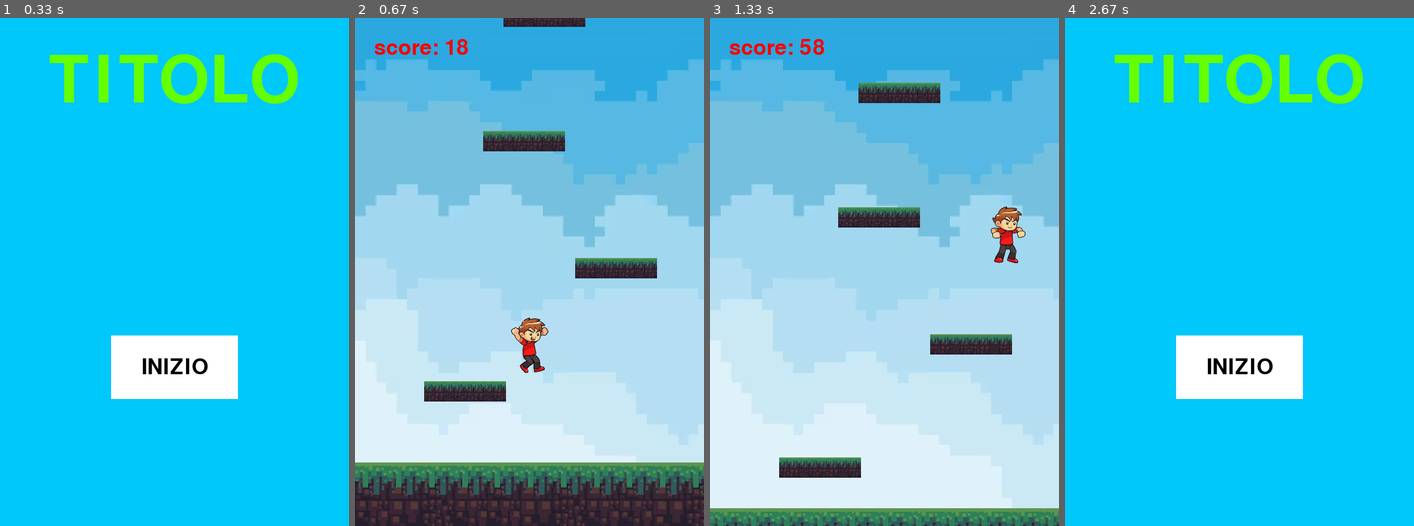
Above: before the commit, frames 1-4 (left to right).
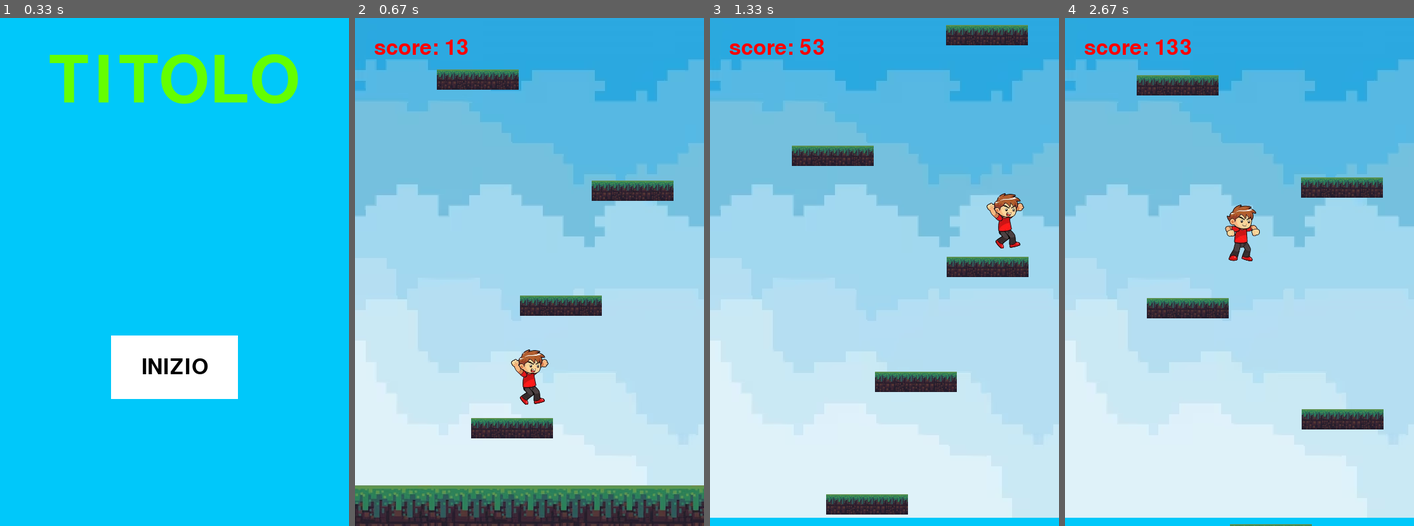
Above: after the commit, the same moments.

Repository: AleBrambilla/pygame-Brambilla-Mariani
Game: pygame game, started from main.py
Two runs of this game, one before a commit and one after it. Both use one fixed random seed, a clock stepped at 60 frames per second and the inputs below.
Inputs (mouse positions are in pixels of both pictures, inside the frame that each line leads up to):
- Up to frame 1 (0.33 s): no input
- Up to frame 2 (0.67 s): press the mouse at (529, 368) at 0.37 s; move the mouse to (567, 312) at 0.47 s; release the mouse at (609, 261) at 0.6 s
- Up to frame 3 (1.33 s): hold Right 0.67-1.13 s; hold Right from 1.17 s (still down)
- Up to frame 4 (2.67 s): release Right at 1.63 s; hold Left 1.67-2.2 s; hold Left 2.23-2.63 s

Frame 1 is identical in both runs. In frame 2, 18% of the frame differs, in the area x 0-100%, y 0-100%; in frame 3, 13%; in frame 4, 98%.

Commit message:
tentativo di debug del riavvio della partita

Diff:
--- a/main.py
+++ b/main.py
@@ -11,7 +11,7 @@
 
 def gameover():
 
-    global Game_Over, mouse, tasti_mouse
+    global Game_Over, mouse, tasti_mouse, fatto, t_schermata_finale
 
     mouse=pygame.mouse.get_pos()
     tasti_mouse=pygame.mouse.get_pressed()
@@ -39,13 +39,18 @@
         screen.blit(inizio, inizio_rect)
         screen.blit(titolo, titolo_rect)
 
-        if start_rect.collidepoint(mouse) and tasti_mouse[0]:
-            Game_Over=False
+    if start_rect.collidepoint(mouse) and tasti_mouse[0]:
+        Game_Over=False
 
-    if player.sprite.rect.y>800:
+    if player.sprite.rect.y>800 and not fatto:
         Game_Over=True
+        fatto=True
+        #t_schermata_finale=300
+        inizio=True
+        #player.sprite.rect.y=-t_schermata_finale*3+800
 
 def collisions():
+
     global inizio
 
     if pygame.sprite.spritecollide(player.sprite, piattaforme, False) or inizio:
@@ -60,6 +65,25 @@
         ground_rect.y+=3
 
     return ris
+
+def cominciare(inizio):
+
+    global ground_rect, punteggio, player, piattaforme
+    if inizio:
+        ground_rect=ground.get_rect(topleft=(0, 700))
+
+        player = pygame.sprite.GroupSingle()
+        player.add(Player())
+
+        piattaforme = pygame.sprite.Group()
+        piattaforme.add(Piattaforma(randint(500, 600)))
+
+        punteggio=Punteggio()
+
+        player.sprite.rect.bottom=700
+
+
+
 
 WINDOW_SIZE = (550, 800)
 screen = pygame.display.set_mode(WINDOW_SIZE)
@@ -85,13 +109,14 @@
 
 Game_Over=True
 inizio=True
+t_schermata_finale=0
 
 while True:
 
     mouse=pygame.mouse.get_pos()
     tasti_mouse=pygame.mouse.get_pressed()
     #print(mouse, tasti_mouse)
-
+    cominciare(inizio)
     gameover()
 
 
@@ -102,6 +127,8 @@
             exit()
 
     if not Game_Over:
+
+        fatto=False
 
         pygame.display.set_caption('Game')
         screen.blit(sfondo, (0,0))
@@ -125,6 +152,12 @@
         punteggio.update(piattaforme, player)
         punteggio.draw(screen)
 
+        if t_schermata_finale:
+            #screen.fill((0,0,0))
+            #punteggio.draw_finale(screen, t_schermata_finale)
+            t_schermata_finale-=1
+
+
 
 
 
--- a/punteggio.py
+++ b/punteggio.py
@@ -15,3 +15,16 @@
     def draw(self, screen):
         self.text=self.font.render(f'score: {self.ammontare}', True, (255,0,0))
         screen.blit(self.text, (30, 30))
+
+    def draw_finale(self, screen, t):
+        font1=pygame.font.Font(None, 150)
+        gameover=font1.render('GAME OVER', True, (255,255,255))
+        gameover_rect=gameover.get_rect(center=(275, 100))
+
+        font2=pygame.font.Font(None,50)
+        punteggio_finale=font2.render(f'{self.text}', True, (255,255,255))
+        punteggio_finale_rect=punteggio_finale.get_rect(center=(275,550))
+
+        if t:
+            screen.blit(gameover, gameover_rect)
+            screen.blit(punteggio_finale, punteggio_finale_rect)
